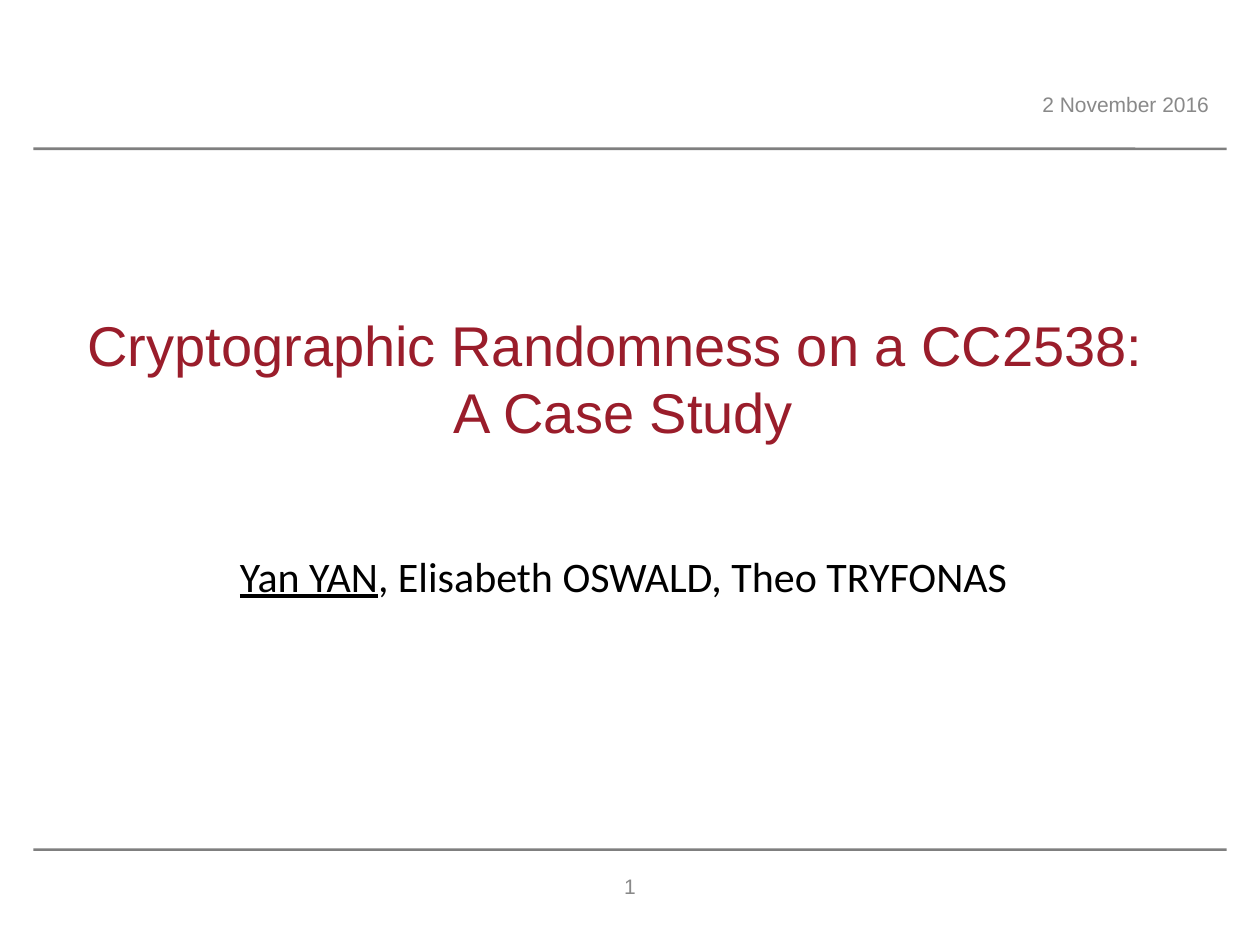
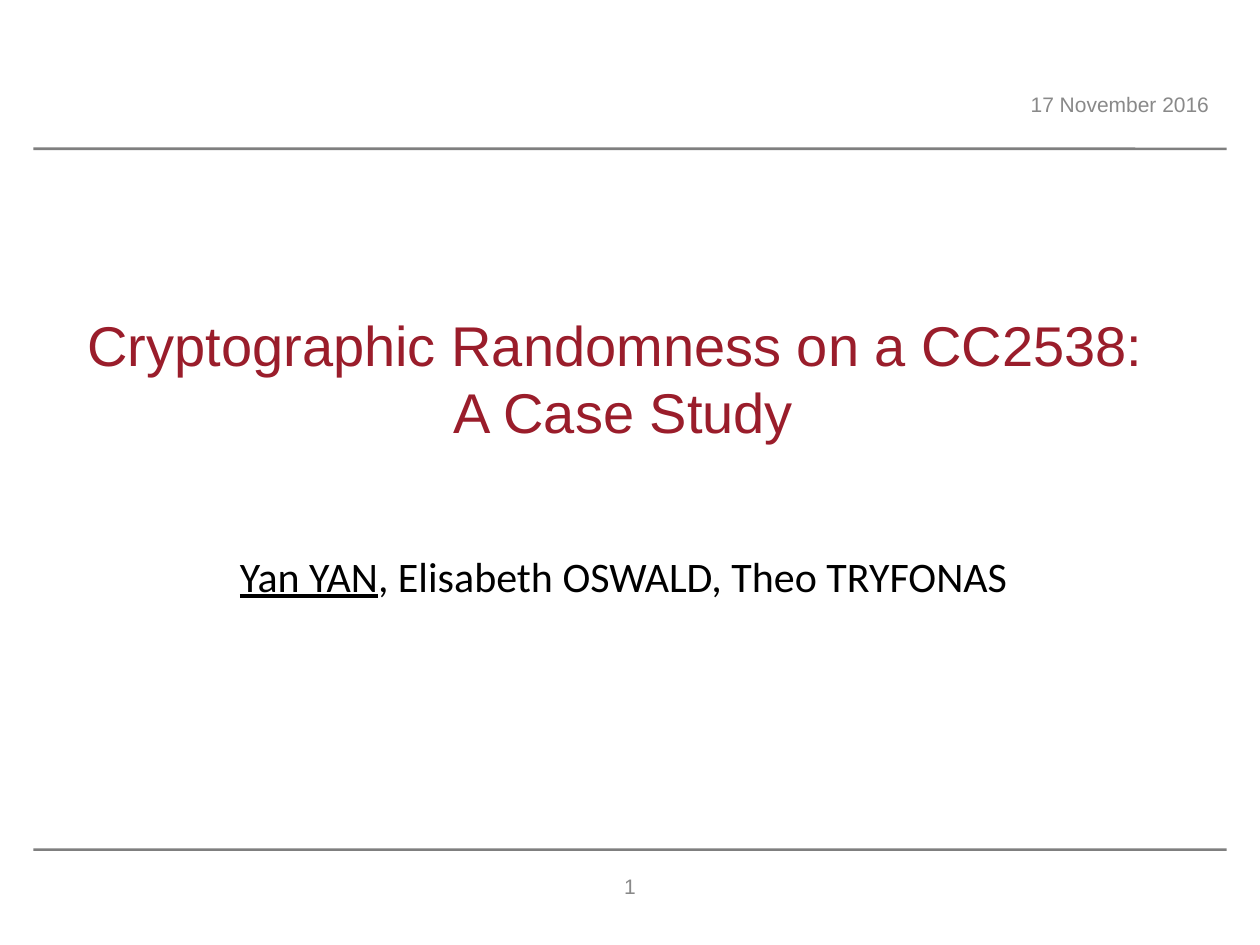
Before and after one commit to Salties/MI-Side-Channel-DTLS, a slide deck: slide 1 of Writings/Cryptographic_Randomness_On_A_CC2538/slides/wifs2016.odp. Drawn at 1260x945 pixels with LibreOffice and Linux fonts; fonts in the diff are those of the drawing; background and template pictures are left out. Boxes give left, top, right and bottom in pixels: in the first picture for what was removed or moved away, otherwise in the second. Text is boxed around its words. In the diff, an @@ line names an element or a change of style, - is before the commit and + after.

```diff
--- a/Writings/Cryptographic_Randomness_On_A_CC2538/slides/wifs2016.odp
+++ b/Writings/Cryptographic_Randomness_On_A_CC2538/slides/wifs2016.odp
@@ text at (1031, 97, 1209, 112): text changed @@
-2 November 2016
+17 November 2016
```
Also in this commit, not shown: 2 other slides changed, 2 other files.
